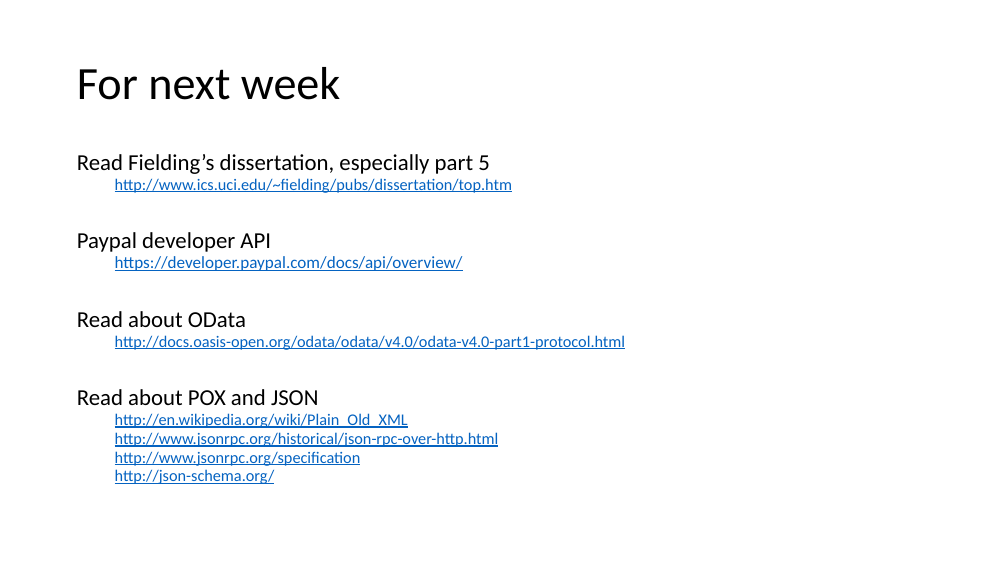
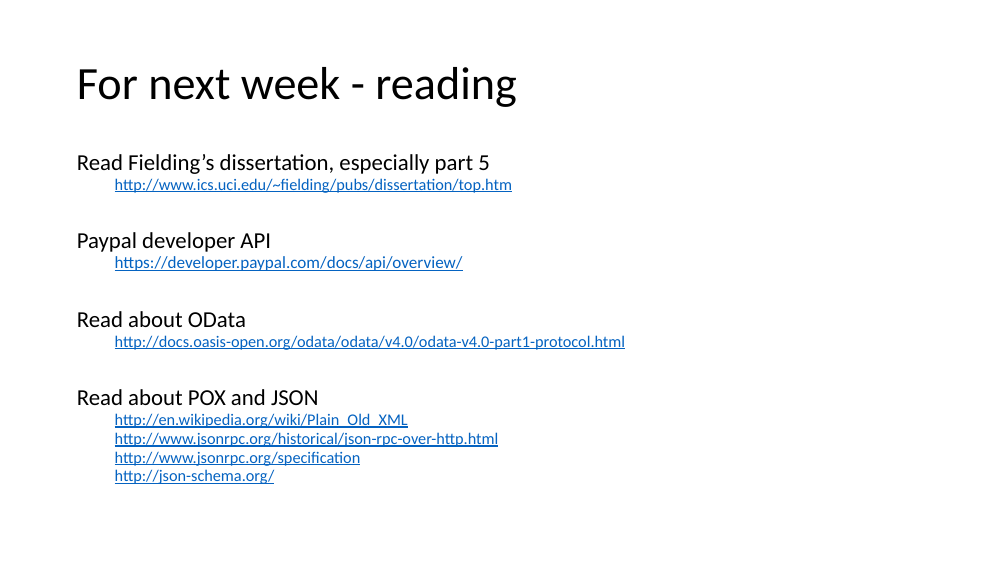
Before and after one commit to maherhosn/SU_SEGR_5240_18SQ, a slide deck: slide 30 of 01 - Introduction.pptx. Drawn at 1008x567 pixels with LibreOffice and Linux fonts; fonts in the diff are those of the drawing. Boxes give left, top, right and bottom in pixels: in the first picture for what was removed or moved away, otherwise in the second. Text is boxed around its words. In the diff, an @@ line names an element or a change of style, - is before the commit and + after.

```diff
--- a/01 - Introduction.pptx
+++ b/01 - Introduction.pptx
@@ title at (77,67,516,107): text changed @@
-For next week
+For next week - reading
```
Also in this commit, not shown: 1 other slide changed, 1 slide added, 2 other files.
